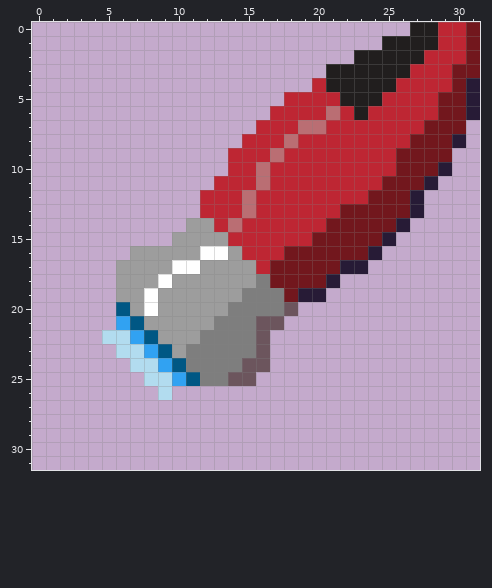
Pixel-art sprite -- Assets/Sprites/TempPickup.png. Above: the version before the commit.
The file is 32x32 pixels. The old version is drawn lined up with the new one.
New version:
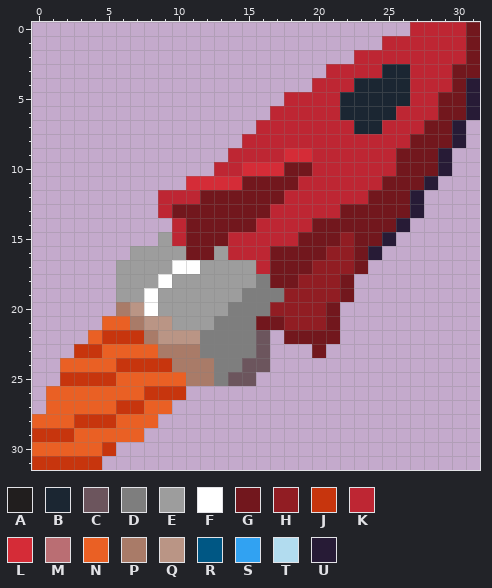
Palette (. is transparent): A #211e1e  B #1b2632  C #6c555d  D #7e7e7e  E #9d9d9d  F #ffffff  G #72171d  H #911d23  J #c7350d  K #be2633  L #d52c37  M #ba6e73  N #ea6024  P #a97b68  Q #ba9585  R #005784  S #31a2f2  T #b2dcef  U #271b36
From the commit log: Better pickup icon
Edits made:
whole drawing moved by +3,-3 (the old picture is shown already moved)
Changed rows in their new state; - is an unchanged pixel.
first column x 0:
 0 ---------------------------KK--
 1 -------------------------KKKK--
 2 -----------------------KKKKK---
 3 ---------------------KKKKBB----
 4 ---------------------KKBBBB----
 5 ----------------------BBBBB----
 6 ---------------------KBBBB-----
 7 -------------------KK--BB-----U
 8 ------------------K------------
 9 -----------------KLL---------U-
10 -------------K-LLLGG-----------
11 -----------LLLLGGGG------------
12 ---------KKKGGGGGG-------------
13 ---------KGGGGGGG--------------
14 ----------KGGGGG----G----------
15 ---------EKGGG-----G--H--------
16 -----------GGEK--G---HH--------
17 --------------------HHHG-------
18 -------------------HHHG--------
19 ------------------HHHHG--------
20 ------PQ---------HHHHG---------
21 -----NNPQQ------GGHHHG---------
22 ----NJJJPQQQ------GGGG---------
23 ---JJNNNNPPP--------G----------
24 --NNNNJJJJPPP------------------
25 --JJJJNNNNNPP------------------
26 -NNNNNNNJJJ--------------------
27 -NNNNNJJNN---------------------
28 NNNJJJNNN----------------------
29 JJJNNNNN-----------------------
30 NNNNNJ-------------------------
31 JJJJJ--------------------------
Pixel boxes of the changes (left, top, right, bottom) in both pictures:
changed: (32, 22, 466, 470)
